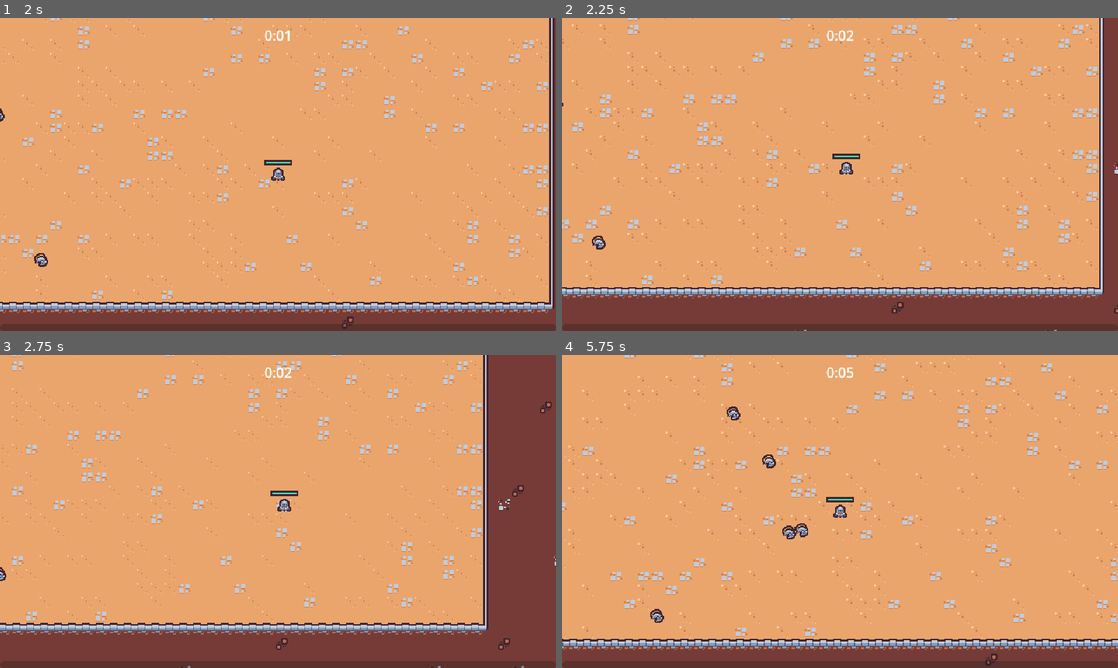
Above: before the commit, frames 1-4 (two rows, left to right).
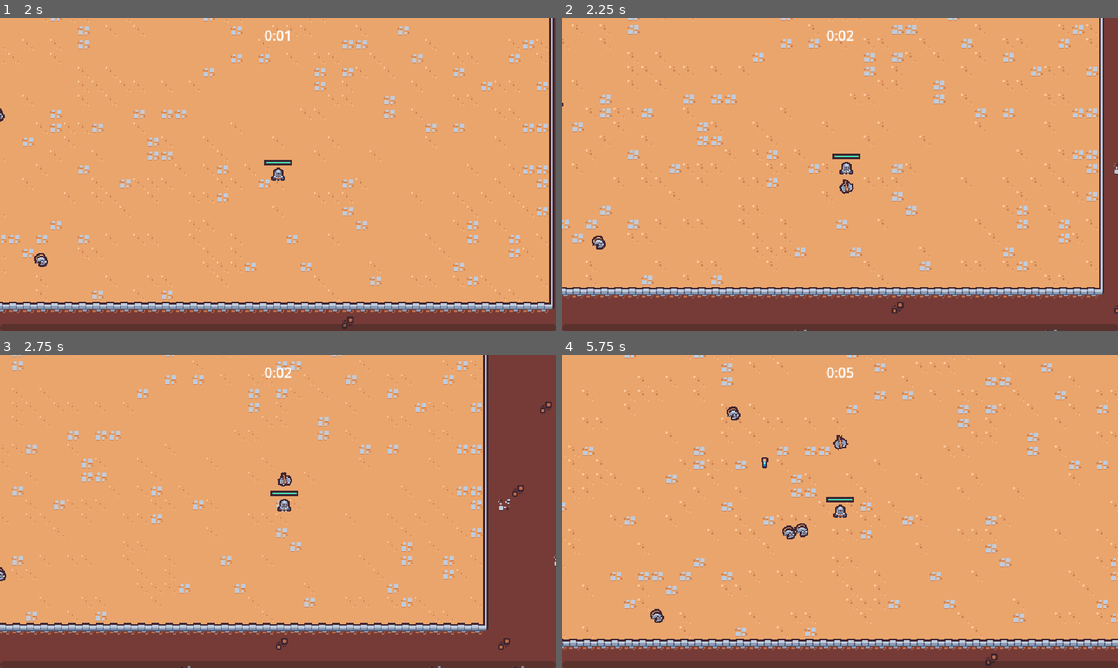
Above: after the commit, the same moments.

Repository: yueqianjian/survivors
Game: Godot game, scene res://scenes/main/main.tscn
Two runs of this game, one before a commit and one after it. Both use one fixed random seed, a clock stepped at 60 frames per second and the inputs below.
Inputs (mouse positions are in pixels of both pictures, inside the frame that each line leads up to):
- Up to frame 1 (2 s): move the mouse to (400, 158) at 0.52 s; press the mouse at (400, 158) at 0.53 s; hold D (move_right) 0.53-1.28 s; move the mouse to (166, 190) at 1.27 s; release the mouse at (166, 190) at 1.28 s; hold S (move_down) from 1.28 s (still down); click (166, 190) at 1.35 s
- Up to frame 2 (2.25 s): move the mouse to (895, 105) at 2.02 s; release S (move_down) at 2.03 s; press the mouse at (895, 105) at 2.03 s; hold D (move_right) from 2.03 s (still down)
- Up to frame 3 (2.75 s): keep holding D (move_right)
- Up to frame 4 (5.75 s): move the mouse to (812, 574) at 2.77 s; release D (move_right) at 2.78 s; release the mouse at (812, 574) at 2.78 s; hold W (move_up) 2.78-3.53 s; click (812, 574) at 2.85 s; move the mouse to (1006, 558) at 3.52 s; press the mouse at (1006, 558) at 3.53 s; hold A (move_left) 3.53-5.03 s; move the mouse to (673, 464) at 4.27 s; release the mouse at (673, 464) at 4.28 s; click (673, 464) at 4.35 s; move the mouse to (867, 511) at 5.02 s; press the mouse at (867, 511) at 5.03 s; hold S (move_down) from 5.03 s (still down)

Frame 1 is identical in both runs. In frame 2, less than 0.1% of the frame differs, in the area x 49-53%, y 51-57%; in frame 3, less than 0.1%; in frame 4, 0.2%, in the area x 35-52%, y 25-37%.

Commit message:
axe ability

Diff:
--- /dev/null
+++ b/scenes/ability/axe_ability/axe_ability.gd
@@ -0,0 +1,25 @@
+extends Node2D
+
+const MAX_RADIUS = 100
+
+@onready var hit_box_component = $HitBoxComponent
+
+var base_rotation = Vector2.RIGHT
+
+
+func _ready():
+	var tween = create_tween()
+	tween.tween_method(tween_method, 0.0, 2.0, 2)
+	tween.tween_callback(queue_free)
+
+
+func tween_method(rotations: float):
+	var percent = rotations / 2
+	var current_radius = percent * MAX_RADIUS
+	var current_direction = base_rotation.rotated(rotations * TAU)
+
+	var player = get_tree().get_first_node_in_group("player")
+	if player == null:
+		return
+
+	global_position = player.global_position + (current_direction * current_radius)
--- /dev/null
+++ b/scenes/ability/axe_ability/axe_ability.tscn
@@ -0,0 +1,62 @@
+[gd_scene load_steps=8 format=3 uid="uid://b3n5xpllmojb5"]
+
+[ext_resource type="Texture2D" uid="uid://d0lf3dmnige2l" path="res://scenes/ability/axe_ability/axe.png" id="1_cnpfb"]
+[ext_resource type="Script" path="res://scenes/ability/axe_ability/axe_ability.gd" id="1_suvhs"]
+[ext_resource type="PackedScene" uid="uid://dpa2upc1cuckq" path="res://scenes/components/hit_box_component.tscn" id="3_87wy2"]
+
+[sub_resource type="CircleShape2D" id="CircleShape2D_4847s"]
+
+[sub_resource type="Animation" id="Animation_qmp2y"]
+resource_name = "default"
+length = 0.5
+loop_mode = 1
+tracks/0/type = "value"
+tracks/0/imported = false
+tracks/0/enabled = true
+tracks/0/path = NodePath("Sprite2D:rotation")
+tracks/0/interp = 1
+tracks/0/loop_wrap = true
+tracks/0/keys = {
+"times": PackedFloat32Array(0, 0.5),
+"transitions": PackedFloat32Array(1, 1),
+"update": 0,
+"values": [0.0, 6.28319]
+}
+
+[sub_resource type="Animation" id="Animation_dgm87"]
+length = 0.001
+tracks/0/type = "value"
+tracks/0/imported = false
+tracks/0/enabled = true
+tracks/0/path = NodePath("Sprite2D:rotation")
+tracks/0/interp = 1
+tracks/0/loop_wrap = true
+tracks/0/keys = {
+"times": PackedFloat32Array(0),
+"transitions": PackedFloat32Array(1),
+"update": 0,
+"values": [0.0]
+}
+
+[sub_resource type="AnimationLibrary" id="AnimationLibrary_gawvt"]
+_data = {
+"RESET": SubResource("Animation_dgm87"),
+"default": SubResource("Animation_qmp2y")
+}
+
+[node name="AxeAbility" type="Node2D"]
+script = ExtResource("1_suvhs")
+
+[node name="Sprite2D" type="Sprite2D" parent="."]
+texture = ExtResource("1_cnpfb")
+
+[node name="HitBoxComponent" parent="." instance=ExtResource("3_87wy2")]
+
+[node name="CollisionShape2D" type="CollisionShape2D" parent="HitBoxComponent"]
+shape = SubResource("CircleShape2D_4847s")
+
+[node name="AnimationPlayer" type="AnimationPlayer" parent="."]
+autoplay = "default"
+libraries = {
+"": SubResource("AnimationLibrary_gawvt")
+}
--- /dev/null
+++ b/scenes/ability/axe_ability_controller/axe_ability_controller.gd
@@ -0,0 +1,19 @@
+extends Node
+
+@export var axe_ability_sence: PackedScene
+@export var damage = 10
+
+
+func _on_timer_timeout():
+	var player = get_tree().get_first_node_in_group("player") as Node2D
+	if player == null:
+		return
+
+	var foreground = get_tree().get_first_node_in_group("foreground_layer")
+	if foreground == null:
+		return
+
+	var axe_ability_instance = axe_ability_sence.instantiate() as Node2D
+	foreground.add_child(axe_ability_instance)
+	axe_ability_instance.global_position = player.global_position
+	axe_ability_instance.hit_box_component.damage = damage
--- /dev/null
+++ b/scenes/ability/axe_ability_controller/axe_ability_controller.tscn
@@ -0,0 +1,14 @@
+[gd_scene load_steps=3 format=3 uid="uid://ff1obd5p4b7l"]
+
+[ext_resource type="Script" path="res://scenes/ability/axe_ability_controller/axe_ability_controller.gd" id="1_eclny"]
+[ext_resource type="PackedScene" uid="uid://b3n5xpllmojb5" path="res://scenes/ability/axe_ability/axe_ability.tscn" id="2_4q357"]
+
+[node name="AxeAbilityController" type="Node"]
+script = ExtResource("1_eclny")
+axe_ability_sence = ExtResource("2_4q357")
+
+[node name="Timer" type="Timer" parent="."]
+wait_time = 2.0
+autostart = true
+
+[connection signal="timeout" from="Timer" to="." method="_on_timer_timeout"]
--- a/scenes/game_object/player/player.tscn
+++ b/scenes/game_object/player/player.tscn
@@ -1,9 +1,10 @@
-[gd_scene load_steps=10 format=3 uid="uid://c2w0t7fojh286"]
+[gd_scene load_steps=11 format=3 uid="uid://c2w0t7fojh286"]
 
 [ext_resource type="Script" path="res://scenes/game_object/player/player.gd" id="1_vnw21"]
 [ext_resource type="PackedScene" uid="uid://wr480rb11xfo" path="res://scenes/ability/sword_ability_controller/sword_ability_controller.tscn" id="2_q5or5"]
 [ext_resource type="PackedScene" uid="uid://dosq5swicn2hq" path="res://scenes/components/health_component.tscn" id="2_tp303"]
 [ext_resource type="Texture2D" uid="uid://crcjqjnr41pk" path="res://scenes/game_object/player/player.png" id="2_yxqbs"]
+[ext_resource type="PackedScene" uid="uid://ff1obd5p4b7l" path="res://scenes/ability/axe_ability_controller/axe_ability_controller.tscn" id="4_w6qrf"]
 
 [sub_resource type="CircleShape2D" id="CircleShape2D_ron3e"]
 radius = 8.0
@@ -35,6 +36,8 @@
 [node name="AbilityManager" type="Node" parent="."]
 
 [node name="SwordAbilityController" parent="AbilityManager" instance=ExtResource("2_q5or5")]
+
+[node name="AxeAbilityController" parent="AbilityManager" instance=ExtResource("4_w6qrf")]
 
 [node name="Sprite2D" type="Sprite2D" parent="."]
 position = Vector2(0, -8)
Binary file added: scenes/ability/axe_ability/axe.png
Not shown, added: scenes/ability/axe_ability/axe.png.import
